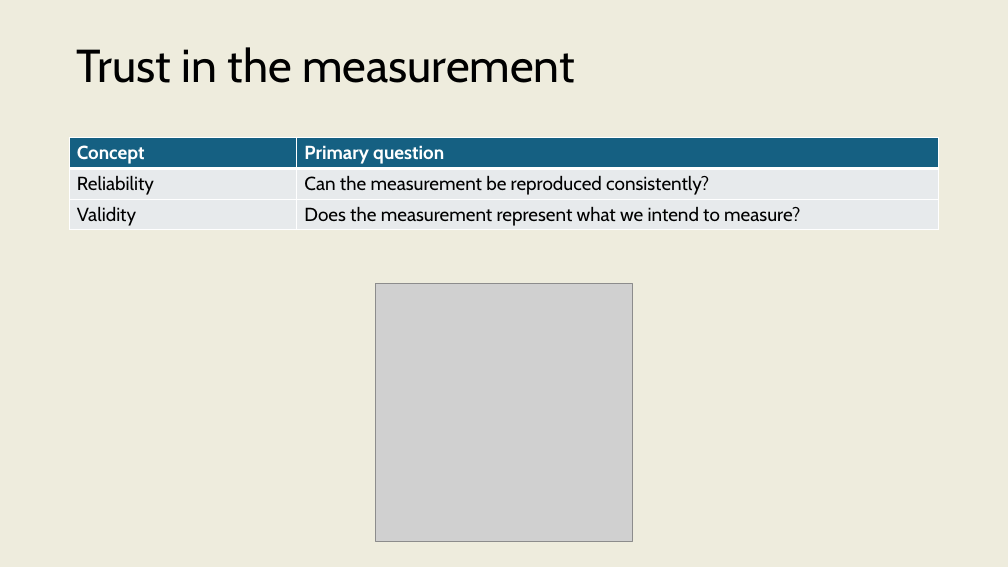
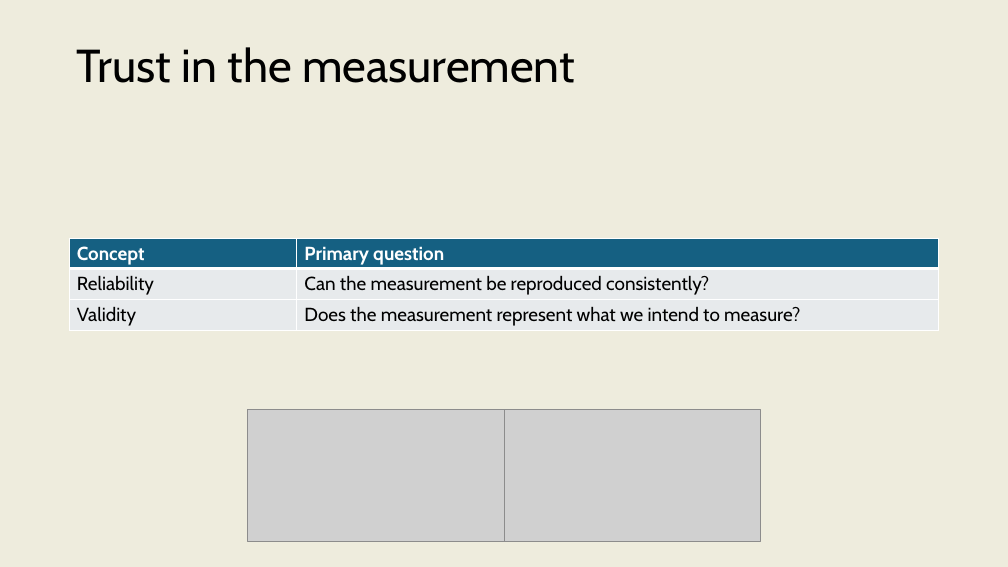
Before and after one commit to onishisaryu/HES-3000-Sports-Data-Analytics, a slide deck: slide 5 of pptx/Lecture5.pptx. Drawn at 1008x567 pixels with LibreOffice and Linux fonts; fonts in the diff are those of the drawing; grey boxes stand for pictures. Boxes give left, top, right and bottom in pixels: in the first picture for what was removed or moved away, otherwise in the second. Text is boxed around its words. In the diff, an @@ line names an element or a change of style, - is before the commit and + after.

```diff
--- a/pptx/Lecture5.pptx
+++ b/pptx/Lecture5.pptx
@@ table: place and size @@
-table at <box>70,138,939,230</box>
+table at <box>70,238,939,330</box>
@@ picture added at <box>248,410,504,541</box> @@
@@ picture: place and size @@
-picture at <box>376,284,632,541</box>
+picture at <box>504,410,761,541</box>
```
Also in this commit, not shown: 13 other slides changed, 1 slide added, 1 slide removed, 2 other files.
